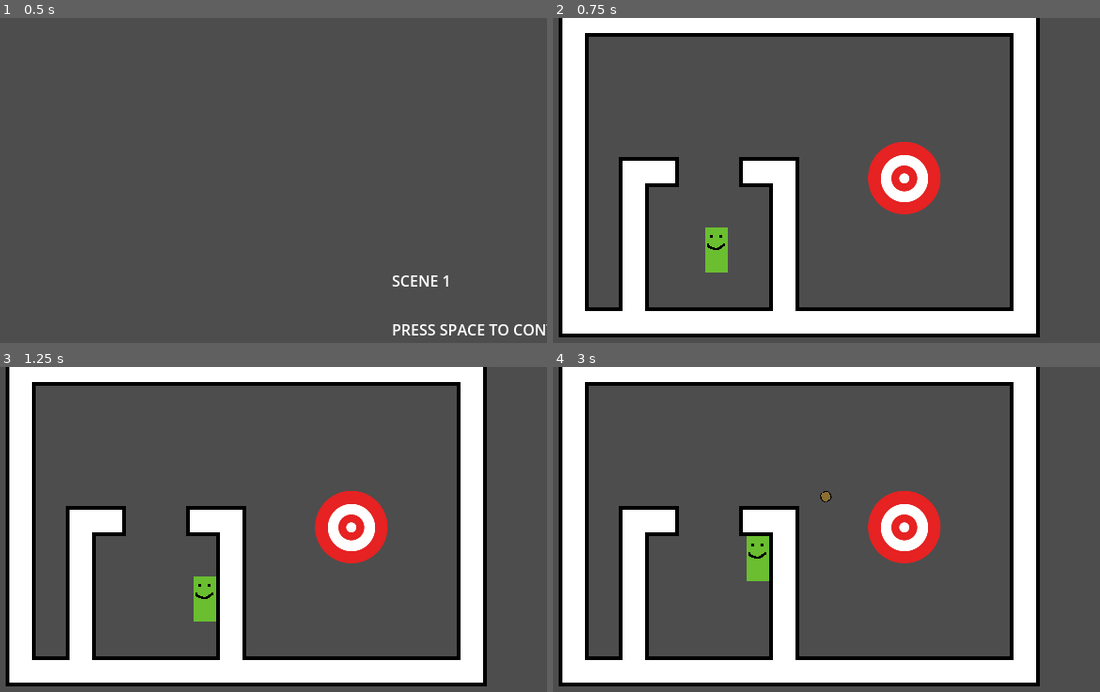
Above: before the commit, frames 1-4 (two rows, left to right).
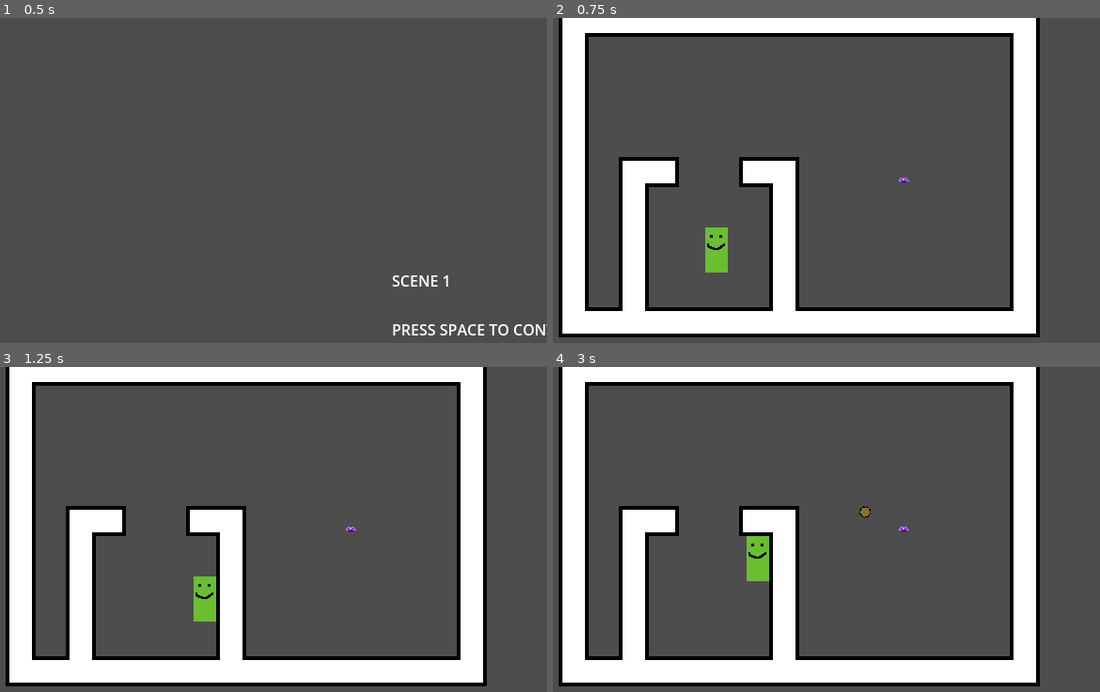
Above: after the commit, the same moments.

Repository: HuskyGameDev/2025f-team5
Game: Godot game, scene res://Game/main.tscn
Two runs of this game, one before a commit and one after it. Both use one fixed random seed, a clock stepped at 60 frames per second and the inputs below.
Inputs (mouse positions are in pixels of both pictures, inside the frame that each line leads up to):
- Up to frame 1 (0.5 s): no input
- Up to frame 2 (0.75 s): tap Space (Dash) at 0.5 s; move the mouse to (930, 170) at 0.52 s; hold D (Right) from 0.53 s (still down); hold Space (Dash) from 0.53 s (still down)
- Up to frame 3 (1.25 s): keep holding D (Right); keep holding Space (Dash)
- Up to frame 4 (3 s): move the mouse to (678, 552) at 1.27 s; release D (Right) at 1.28 s; release Space (Dash) at 1.28 s; hold S (Down) 1.28-2.03 s; tap Space (Dash) at 1.35, 2.3, 2.85 s; tap Enter at 2 s; move the mouse to (859, 461) at 2.02 s; press the mouse at (859, 461) at 2.03 s; hold D (Right) 2.03-2.78 s; move the mouse to (771, 604) at 2.77 s; release the mouse at (771, 604) at 2.78 s; hold W (Up) from 2.78 s (still down)

Frame 1 is identical in both runs. In frame 2, 2.4% of the frame differs, in the area x 57-71%, y 38-61%; in frame 3, 2.4%; in frame 4, 2.5%, in the area x 48-71%, y 38-61%.

Commit message:
Variable textures when instantiating EnemyBase
new_enemy now correctly takes a texture filepath and updates the instantiated enemy's sprite.

Diff:
--- a/Game/Room/test_room.tscn
+++ b/Game/Room/test_room.tscn
@@ -9,10 +9,15 @@
 var enemies : Array[EnemyBase] = []
 
 func _ready() -> void:
-	var enemy : EnemyBase = EnemyBase.new_enemy()
-	enemy.position = $EnemySpawn.position
-	add_child(enemy)
-	enemies.append(enemy) #this may cause issues when the enemy is killed
+	#var enemy : EnemyBase = EnemyBase.new_enemy()
+	#enemy.position = $EnemySpawn.position
+	#add_child(enemy)
+	#enemies.append(enemy) #this may cause issues when the enemy is killed
+
+	var slime : EnemyBase = EnemySlime.new_enemy_slime()
+	slime.position = $EnemySpawn.position
+	add_child(slime)
+	enemies.append(slime)
 "
 
 [sub_resource type="TileSetAtlasSource" id="TileSetAtlasSource_wgkw7"]
--- a/Scripts/Enemy/enemy_base.gd
+++ b/Scripts/Enemy/enemy_base.gd
@@ -17,12 +17,12 @@
 	bullet_instance.fire()
 
 	# Called on instantiation to set the attack speed of the enemy
-func set_cooldown(time: float) -> void:
+func set_cooldown() -> void:
 	$Cooldown.wait_time = firerate
 
 	# Creates and returns a new enemy instance
 @warning_ignore("shadowed_variable")
-static func new_enemy(health: float = 5.0, speed: int = 200, firerate: float = 2.0, damage: float = 1.0, shot_speed: int = 200, bullet_lifetime: float = 2.0) -> CharacterBody2D:
+static func new_enemy(texture: String = "res://Art/Enemy/target.png", health: float = 5.0, speed: int = 200, firerate: float = 2.0, damage: float = 1.0, shot_speed: int = 200, bullet_lifetime: float = 2.0) -> CharacterBody2D:
 	var enemy_instance = enemy_scene.instantiate()
 	enemy_instance.health = health
 	enemy_instance.speed = speed
@@ -30,7 +30,8 @@
 	enemy_instance.shot_speed = shot_speed
 	enemy_instance.bullet_lifetime = bullet_lifetime
 	enemy_instance.damage = damage
-	enemy_instance.set_cooldown(firerate)
+	enemy_instance.set_cooldown()
+	enemy_instance.get_node("EnemySprite").texture = load(texture)
 	return enemy_instance
 
 func death() -> void:
--- a/Scripts/Enemy/enemy_slime.gd
+++ b/Scripts/Enemy/enemy_slime.gd
@@ -1,8 +1,9 @@
 class_name EnemySlime extends EnemyBase
 
 @warning_ignore("shadowed_variable")
-static func new_enemy_slime(health: float = 5.0, speed: int = 100, firerate: float = 2.0, damage: float = 1.0, shot_speed: int = 0, bullet_lifetime: float = 5.0) -> CharacterBody2D:
-	return new_enemy(health, speed, firerate, damage, shot_speed, bullet_lifetime)
+static func new_enemy_slime(texture: String = "res://Art/Enemy/slimewip.png", health: float = 5.0, speed: int = 100, firerate: float = 2.0, damage: float = 1.0, shot_speed: int = 0, bullet_lifetime: float = 5.0) -> CharacterBody2D:
+	var slime = new_enemy(texture, health, speed, firerate, damage, shot_speed, bullet_lifetime)
+	return slime
 
 func find_player() -> Vector2:
 	var player = get_tree().get_nodes_in_group("player")
